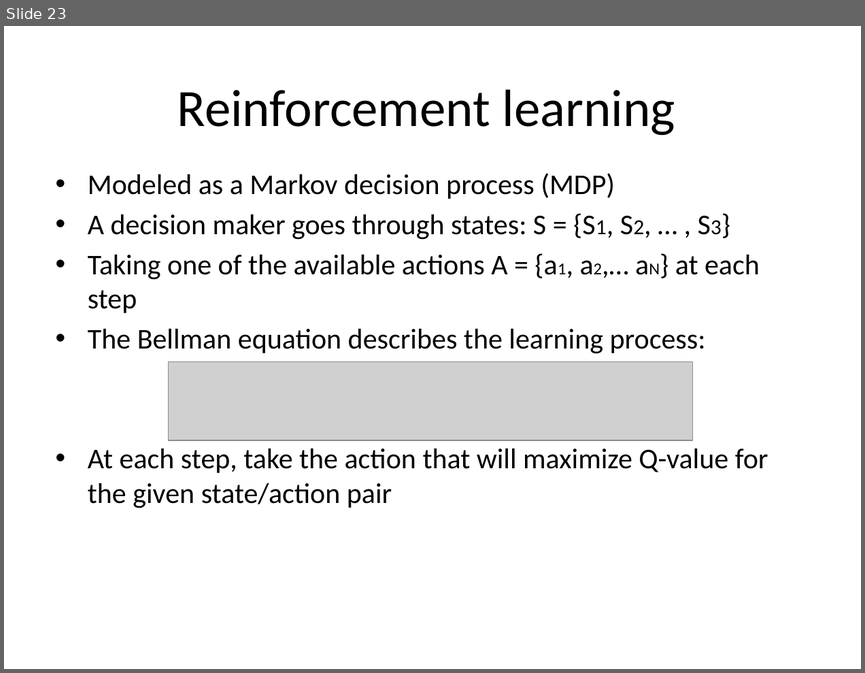
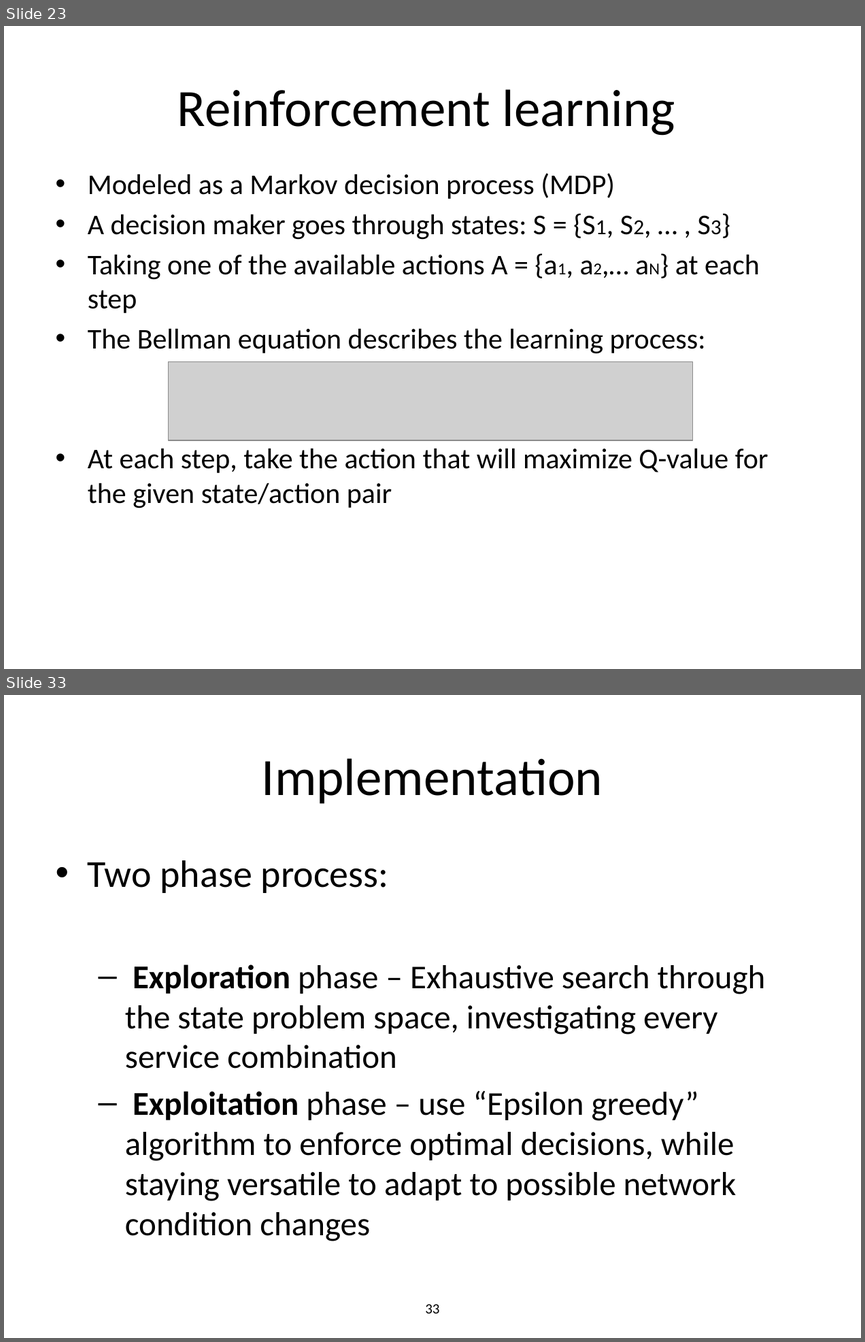
Before and after one commit to ro1208984/learning.java, a slide deck: Mobile Day presentation.pptx. Shown one above the other, each under a label of ours: slide 23 before the commit, slides 23 and 33 after it; the slides between them are not shown. The pictures are 865x673 and 865x1342 pixels, drawn with LibreOffice and Linux fonts; fonts in the diff are those of the drawing; grey boxes stand for pictures. Boxes give left, top, right and bottom in pixels: in the first picture for what was removed or moved away, otherwise in the second. Text is boxed around its words. In the diff, an @@ line names an element or a change of style, - is before the commit and + after.

```diff
--- a/Mobile Day presentation.pptx
+++ b/Mobile Day presentation.pptx
@@ slide 33 added at <box>4,695,861,1338</box>, background #FFFFFF @@
@@ title added at <box>262,758,603,804</box>, 44 pt, text #000000 @@
+Implementation
@@ text added at <box>88,860,766,1241</box>, 28 pt, text #000000 @@
+• Two phase process:
+  – Exploration phase – Exhaustive search through the state problem space, investigating every service combination
+  – Exploitation phase – use “Epsilon greedy” algorithm to enforce optimal decisions, while staying versatile to adapt to possible network condition changes
@@ page number added at <box>425,1304,439,1313</box>, 12 pt, text #000000 @@
+33
```
Also in this commit, not shown: 4 slides changed, 16 other slides added.
